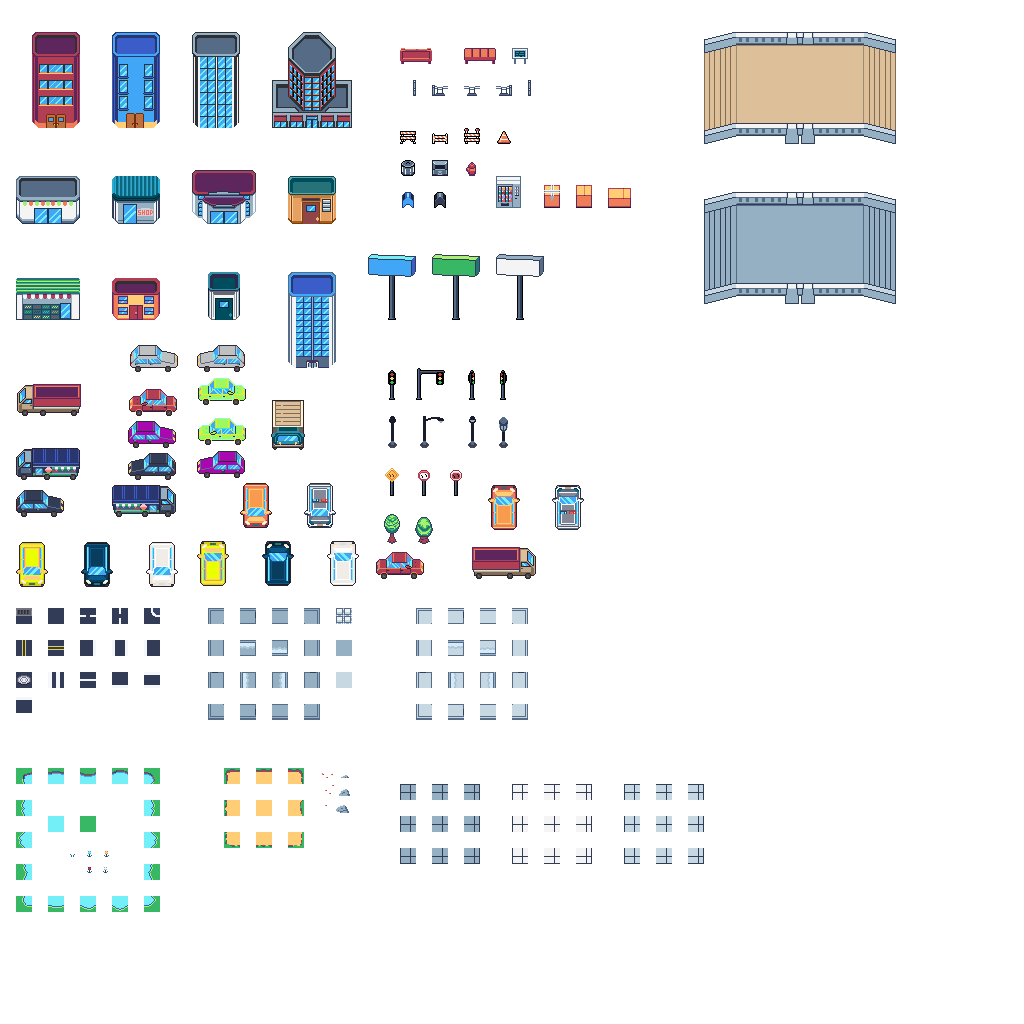
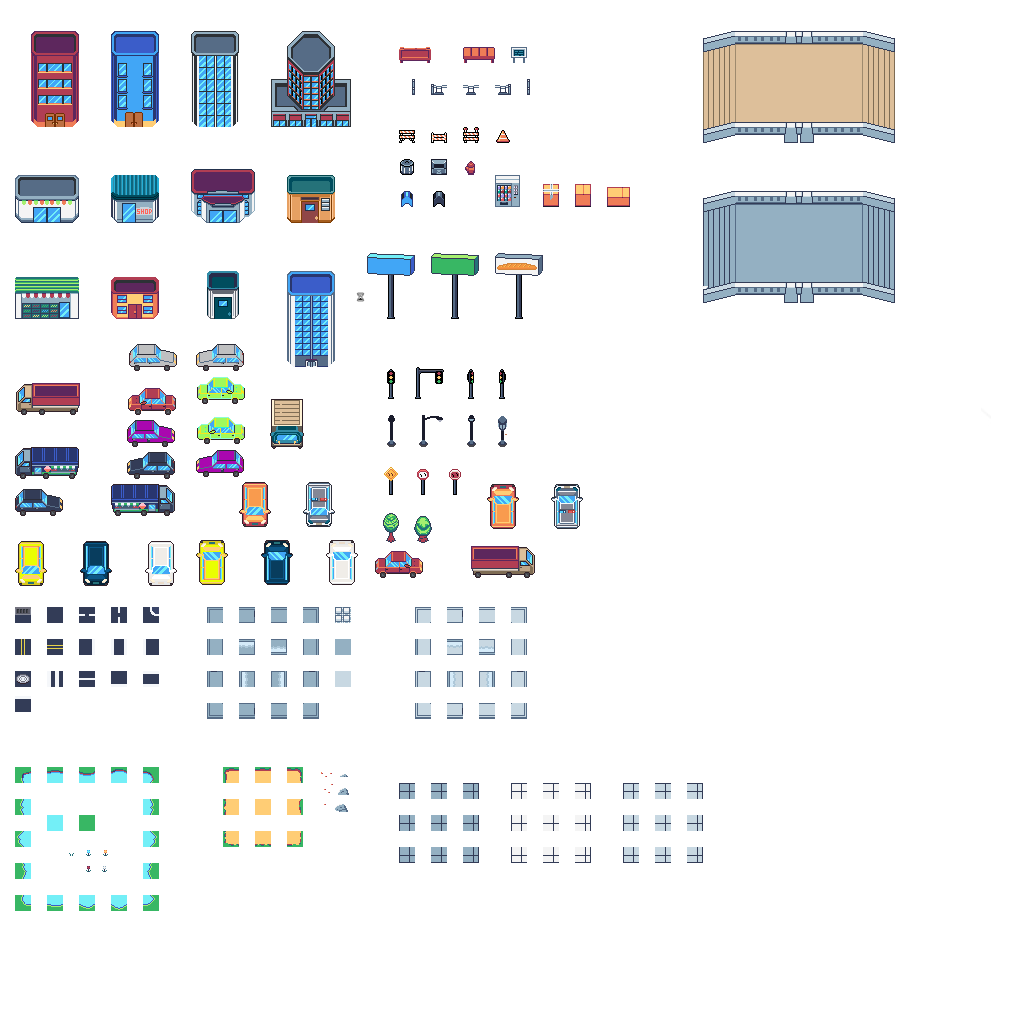
Revision of a layered 1024 × 1024 image; what changed, layer by layer:
removed layer "Calque 10" over left=16, top=32, right=896, bottom=912
added layer "Calque 22" above "Calque 24" over left=270, top=253, right=991, bottom=470
added layer "Calque 24" above "Calque 18" over left=15, top=31, right=895, bottom=911
added layer "Calque 18" over left=356, top=260, right=408, bottom=303
